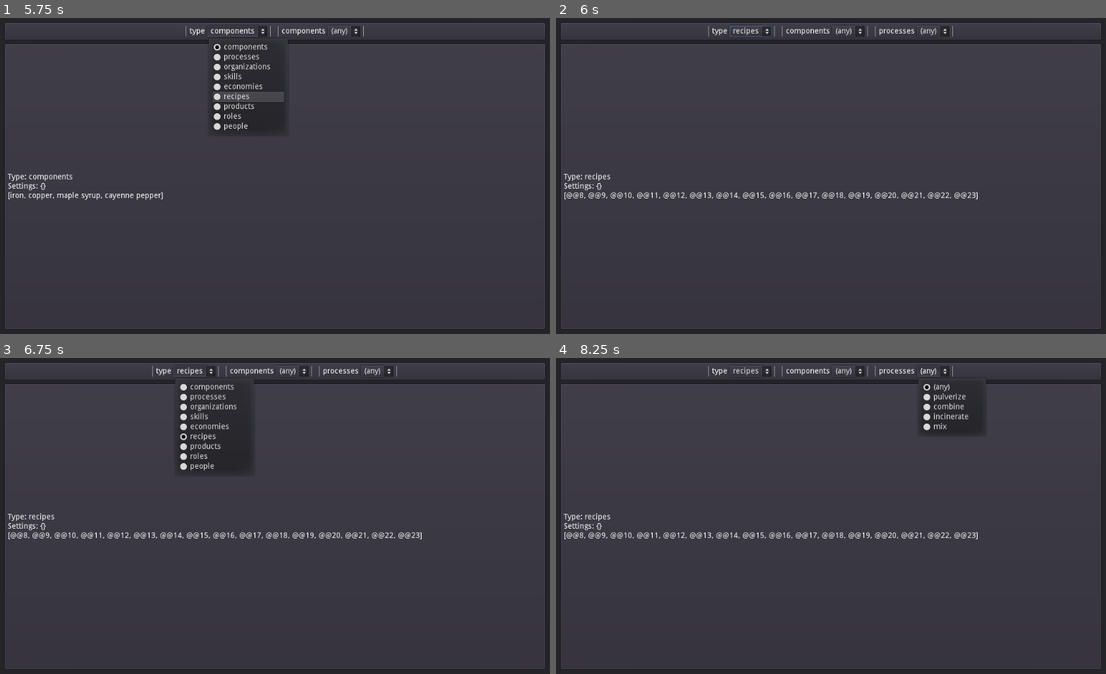
Above: before the commit, frames 1-4 (two rows, left to right).
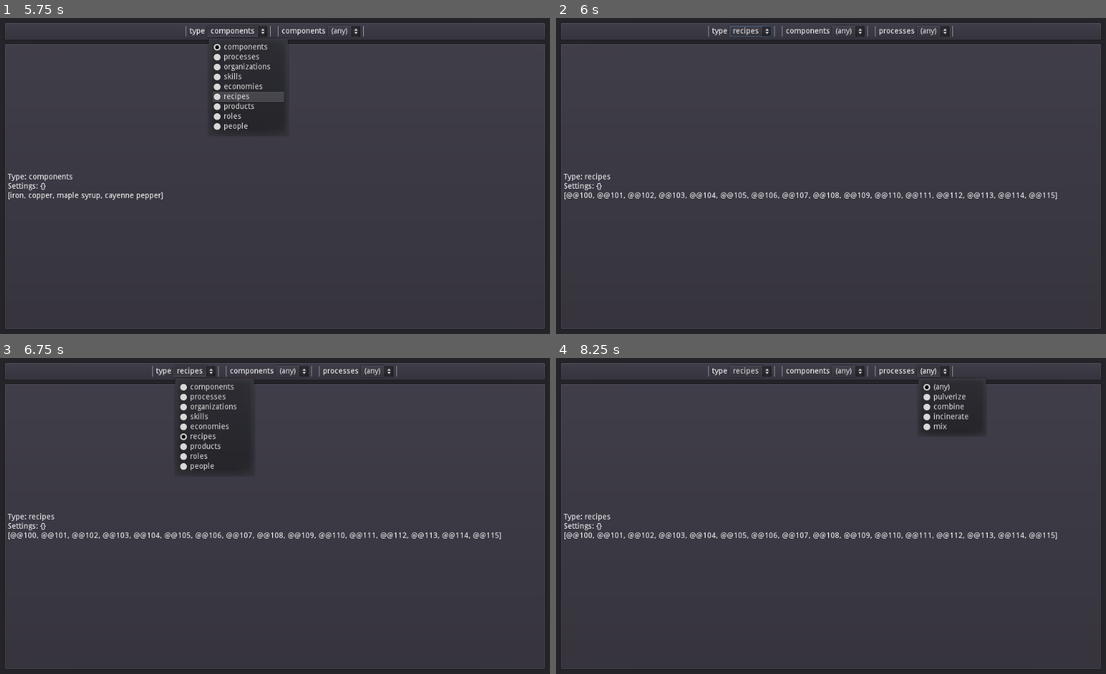
Above: after the commit, the same moments.

Repository: cullumi/pcg-experiment
Game: Godot game, scene res://Main.tscn
Same seed, same stepped clock (60 frames per second), same inputs: the game is played once before the commit and once after it. Before the commit the project starts from res://Menu.tscn.
Inputs:
- Up to frame 1 (5.75 s): click "components" at 0.5 s; click "(any)" at 1.25 s; click "components" at 2 s; click "(any)" at 2.75 s; click "components" at 3.5 s; click "(any)" at 4.25 s; tap Enter at 5 s; hold R (reinitialize, bound only after the commit) from 5.03 s (still down)
- Up to frame 2 (6 s): tap Space at 5.75 s; release R (reinitialize, bound only after the commit) at 5.78 s; tap R (reinitialize, bound only after the commit) at 5.85 s
- Up to frame 3 (6.75 s): click "recipes" at 6.5 s
- Up to frame 4 (8.25 s): click "(any)" at 7.25 s; click "(any)" at 8 s

Frame 1 is identical in both runs. In frame 2, 0.9% of the frame differs, in the area x 4-92%, y 55-58%; in frame 3, 0.9%; in frame 4, 0.9%.

Commit message:
Reorganization, Reinitialization, DBNode Contents, Cleanup

Diff:
--- a/Experiment/Database/DBNode.gd
+++ b/Experiment/Database/DBNode.gd
@@ -2,6 +2,7 @@
 
 class_name DBNode
 
+var contents:Dictionary={}
 var results:Array
 
 func get_ping(key:String, reqs:Dictionary={}):
@@ -17,7 +18,7 @@
 			keys.append(sig.name.trim_prefix("ping_"))
 	return keys
 
-func ping(ping_signal, reqs, dest):
+func ping(ping_signal, reqs, dest=[]):
 	results = dest
 	results.clear()
 	emit_signal(ping_signal, self, reqs)
@@ -27,18 +28,22 @@
 	results.append(result)
 
 func pinged(source, reqs:Dictionary):
-	print("Pinged...")
 	if reqs.has("name"):
-		if (not req_met("name", reqs, [name])):return
+		if (not req_met("name", reqs, [name])): return
+	if reqs.has("contents"):
+		if (not reqs_met("contents", reqs, contents)): return
 	for key in reqs.keys():
 		if (has_key(key)):
 			if (get_ping(key, reqs[key]).size() == 0): return
-	print("Pinging Back...")
 	source.pingback(self)
 
-func req_met(key, reqs, source):
-	var sub_reqs = reqs[key]
-	for sub_req in sub_reqs:
-#		print("\""+sub_req+"\"")
-		if (not source.has(sub_req)): return false
+func reqs_met(key, reqs, source:Dictionary) -> bool:
+	for sub_key in reqs[key].keys():
+		if reqs_met(sub_key, reqs[sub_key], source[sub_key]): return true
+	return false
+
+func req_met(key, reqs, source:Array) -> bool:
+	for sub_req in reqs[key]:
+		if source is Array:
+			if (not source.has(sub_req)): return false
 	return true
--- a/Experiment/Database/Economy.gd
+++ b/Experiment/Database/DBNodes/Economy.gd
@@ -2,6 +2,7 @@
 
 class_name Economy
 
+# warning-ignore:unused_signal
 signal ping_orgs
 
 var orgs : Array
--- a/Experiment/Database/Organization.gd
+++ b/Experiment/Database/DBNodes/Organization.gd
@@ -2,15 +2,23 @@
 
 class_name Organization
 
-var org_id
-var ind_ids:Array = []
+var o_contents = {
+	"org_id":[],
+	"ind_id":[],
+}
 
+# warning-ignore:unused_signal
 signal ping_roles
 var roles:Array
+# warning-ignore:unused_signal
 signal ping_products
 var products:Array
+# warning-ignore:unused_signal
 signal ping_members
 var members:Array
+
+func _init():
+	contents = o_contents
 
 func get_roles(reqs:Dictionary={}):
 	return ping("ping_roles", reqs, roles)
@@ -20,12 +28,3 @@
 
 func get_members(reqs:Dictionary={}):
 	return ping("ping_members", reqs, members)
-
-func pinged(source, reqs:Dictionary):
-	match (reqs.type):
-		"all":
-			source.add_org(self)
-		"org_id":
-			if (org_id == reqs.value): source.pingback(self)
-		"ind_id":
-			if (ind_ids.has(reqs.value)): source.pingback(self)
--- /dev/null
+++ b/Experiment/Database/DBNodes/Person.gd
@@ -0,0 +1,16 @@
+extends DBNode
+
+class_name Person
+
+# warning-ignore:unused_signal
+signal ping_roles
+# warning-ignore:unused_signal
+signal ping_skills
+var roles:Array
+var skills:Array
+
+func get_skills(reqs:Dictionary={}):
+	return ping("ping_skills", reqs, skills)
+
+func get_roles(reqs:Dictionary={}):
+	return ping("ping_roles", reqs, roles)
--- a/Experiment/Database/Product.gd
+++ b/Experiment/Database/DBNodes/Product.gd
@@ -4,14 +4,9 @@
 
 var description:String
 
+# warning-ignore:unused_signal
 signal ping_recipes
 var recipes:Array
 
 func get_recipes(reqs:Dictionary):
 	return ping("ping_recipes", reqs, recipes)
-
-#func pinged(source, reqs:Dictionary):
-#	var keys = reqs.keys()
-#	if keys.has("recipes"):
-#		if (get_recipes(reqs) == 0):return
-#	source.pingback(self)
--- a/Experiment/Database/Recipe.gd
+++ b/Experiment/Database/DBNodes/Recipe.gd
@@ -2,7 +2,9 @@
 
 class_name Recipe
 
+# warning-ignore:unused_signal
 signal ping_components
+# warning-ignore:unused_signal
 signal ping_processes
 var components:Array
 var processes:Array
@@ -12,11 +14,3 @@
 
 func get_processes(reqs:Dictionary={}):
 	return ping("ping_processes", reqs, processes)
-
-#func pinged(source, reqs:Dictionary):
-#	var keys = reqs.keys()
-#	if keys.has("components"):
-#		if (get_components(reqs.components).size() == 0): return
-#	if keys.has("processes"):
-#		if (get_processes(reqs.processes).size() == 0): return
-#	source.pingback(self)
--- /dev/null
+++ b/Experiment/Database/DBNodes/Skill.gd
@@ -0,0 +1,10 @@
+extends DBNode
+
+class_name Skill
+
+# warning-ignore:unused_signal
+signal ping_processes
+var processes:Array
+
+func get_processes(reqs:Dictionary={}):
+	return ping("ping_processes", reqs, processes)
--- a/Experiment/Database/Database.gd
+++ b/Experiment/Database/Database.gd
@@ -12,9 +12,17 @@
 	add_child(generator)
 
 func _ready():
+	initialize()
+
+func initialize():
+	if not db_dict.empty():
+		print("Clearing Database.")
+		clear_database()
+	print("Generating Database")
 	db_dict = generator.initialize(self)
 	generator.generate()
-	initialize()
+	print("Generating Pings")
+	generate_pings()
 
 func get_dependencies(key):
 	var deps = generator.dependencies
@@ -33,9 +41,20 @@
 	for d in deps[key]:
 		get_dep_rec(d, result, deps, path.duplicate())
 
-func initialize():
+func generate_pings():
 	var keys = db_dict.keys()
 	for key in keys:
-		add_user_signal("ping_"+key)
+		if not has_user_signal("ping_"+key):
+			add_user_signal("ping_"+key)
 		for elem in db_dict[key]:
+# warning-ignore:return_value_discarded
 			connect("ping_"+key, elem, "pinged")
+
+func clear_database():
+	var keys = db_dict.keys()
+	for key in keys:
+		for node in db_dict[key]:
+# warning-ignore:return_value_discarded
+			disconnect("ping_"+key, node, "pinged")
+			node.queue_free()
+	db_dict.clear()
--- a/Experiment/Database/Generator.gd
+++ b/Experiment/Database/Generator.gd
@@ -36,8 +36,19 @@
 
 var db_root
 
+onready var rng:RandomNumberGenerator = RandomNumberGenerator.new()
+
 func initialize(root):
 	db_root = root
+	economies=[]
+	organizations=[]
+	people=[]
+	skills=[]
+	roles=[]
+	products=[]
+	recipes=[]
+	components=[]
+	processes=[]
 	return {
 		"economies":economies,
 		"organizations":organizations,
@@ -50,8 +61,10 @@
 		"processes":processes,
 	}
 
-# Full
+# World Generator
+
 func generate():
+	rng.randomize()
 	generate_processes()
 	generate_components()
 	generate_recipes()
@@ -62,7 +75,8 @@
 	generate_organizations()
 	generate_economy()
 
-# Generators
+# Single Generators
+
 func generate_economy():
 	var parent = add_root_child("Economies")
 	var economy = Economy.new()
@@ -71,6 +85,8 @@
 	economies.append(economy)
 	for org in organizations:
 		economy.connect("ping_orgs", org, "pinged")
+
+# Bulk Generators
 
 func generate_organizations():
 	var parent = add_root_child("Organizations")
@@ -82,7 +98,8 @@
 		organizations.append(org)
 		for r in rands_range(0, roles.size(), 2):
 			org.connect("ping_roles", roles[r], "pinged")
-		org.connect("ping_products", products[rand_range(0, products.size())], "pinged")
+		var rand = randi_range(0, products.size())
+		org.connect("ping_products", products[rand], "pinged")
 
 func generate_people():
 	var parent = add_root_child("People")
@@ -116,12 +133,18 @@
 	var parent = add_root_child("Products")
 	var p_names = ["Banana", "Television", "Clay Pot", "Energy Drink"]
 	var rpp:int = recipes.size() / p_names.size()
+	var r_idxs:Array = range(0, recipes.size())
 	for p in range(0, p_names.size()):
 		var product = Product.new()
+		product.name = p_names[p]
 		parent.add_child(product)
 		products.append(product)
+# warning-ignore:unused_variable
 		for r in range(0, rpp):
-			product.connect("ping_recipes", recipes[p+r], "pinged")
+			var rand = randi_range(0, r_idxs.size())
+			var idx = r_idxs[rand]
+			r_idxs.remove(rand)
+			product.connect("ping_recipes", recipes[idx], "pinged")
 
 func generate_recipes():
 	var parent = add_root_child("Recipes")
@@ -158,9 +181,13 @@
 	db_root.add_child(child)
 	return child
 
+func randi_range(from, to):
+	return rng.randi_range(from, to-1)
+
 func rands_range(from, to, count):
 	var rands:Array = []
 	while (rands.size() < count):
-		var rand:int = rand_range(from, to)
+# warning-ignore:narrowing_conversion
+		var rand:int = randi_range(from, to)
 		if (not rands.has(rand)): rands.append(rand)
 	return rands
--- a/Experiment/Menu.gd
+++ b/Experiment/Database/Menu/DatabaseMenu.gd
@@ -5,3 +5,9 @@
 
 func _ready():
 	options.initialize()
+
+func update_menu():
+	display.update_display()
+
+func get_reqs():
+	return options.reqs
--- a/Experiment/Menu.tscn
+++ b/Experiment/Database/Menu/DatabaseMenu.tscn
@@ -1,15 +1,15 @@
 [gd_scene load_steps=4 format=2]
 
-[ext_resource path="res://Menu.gd" type="Script" id=1]
-[ext_resource path="res://OptionsPanel.gd" type="Script" id=2]
-[ext_resource path="res://DisplayPanel.gd" type="Script" id=3]
+[ext_resource path="res://Database/Menu/OptionsPanel.gd" type="Script" id=1]
+[ext_resource path="res://Database/Menu/DisplayPanel.gd" type="Script" id=2]
+[ext_resource path="res://Database/Menu/DatabaseMenu.gd" type="Script" id=3]
 
 [node name="Menu" type="Control"]
 anchor_right = 1.0
 anchor_bottom = 1.0
 size_flags_horizontal = 3
 size_flags_vertical = 3
-script = ExtResource( 1 )
+script = ExtResource( 3 )
 __meta__ = {
 "_edit_use_anchors_": false
 }
@@ -35,7 +35,7 @@
 margin_right = 984.0
 margin_bottom = 14.0
 size_flags_horizontal = 3
-script = ExtResource( 2 )
+script = ExtResource( 1 )
 
 [node name="HBoxContainer" type="HBoxContainer" parent="VBoxContainer/option_panel"]
 margin_left = 7.0
@@ -82,7 +82,7 @@
 margin_bottom = 560.0
 size_flags_horizontal = 3
 size_flags_vertical = 3
-script = ExtResource( 3 )
+script = ExtResource( 2 )
 
 [node name="Label" type="Label" parent="VBoxContainer/display_panel"]
 margin_left = 7.0
--- a/Experiment/DisplayPanel.gd
+++ b/Experiment/Database/Menu/DisplayPanel.gd
@@ -4,13 +4,19 @@
 
 onready var label = $Label
 
-func update_display(type:String, reqs:Dictionary):
+var type_copy = ""
+var req_copy = {}
+
+func update_display(type:String=type_copy, reqs:Dictionary=req_copy):
 	print("Updating Display")
+	if type == "": return
 	var string = "Type: " + type + "\n"
 	string += "Settings: "
 	string = Strings.conc_item(string, reqs)
 	string += "\n"
 	var out = Database.get_ping(type, reqs)
 	string = Strings.conc_item(string, out)
-	print(string)
 	label.text = string
+	type_copy = type
+	if reqs != req_copy:
+		req_copy = reqs
--- a/Experiment/OptionsPanel.gd
+++ b/Experiment/Database/Menu/OptionsPanel.gd
@@ -34,6 +34,9 @@
 		dropdowns.append(add_dropdown(key, setting, "set_option", [key]))
 	emit_signal("settings_changed", type, reqs)
 
+
+# Dropdowns
+
 func clear_dropdowns():
 	for dd in dropdowns:
 		dd.queue_free()
@@ -48,6 +51,7 @@
 	lbl.text = key
 	for op in op_keys:
 		dd.add_item(op)
+# warning-ignore:return_value_discarded
 	dd.connect("item_selected", self, select_signal, binds)
 	container.add_child(hbox)
 	hbox.add_child(lsptr)
@@ -55,6 +59,9 @@
 	hbox.add_child(dd)
 	hbox.add_child(rsptr)
 	return hbox
+
+
+# Signal Triggers
 
 func set_type(type_index:int):
 	var new_type = types[type_index]
@@ -65,12 +72,14 @@
 	var option = settings[setting][opt_index]
 	if (option != "(any)"):
 		set_req(setting, option)
-#		reqs[setting] = {"name":[option]}
 	else:
 		erase_req(setting, option)
-#		reqs.erase(setting)
 	emit_signal("settings_changed", type, reqs)
 
+
+# Req Recursion
+
+# warning-ignore:unused_argument
 func erase_req(setting, option):
 	var paths = dependencies[setting]
 	for path in paths:
@@ -84,6 +93,7 @@
 	if (current_dict.has(key)):
 		rec_erase_req(path, cur_index+1, current_dict[key])
 		if current_dict[key].empty():
+# warning-ignore:return_value_discarded
 			current_dict.erase(key)
 
 func set_req(setting, option):
--- a/Experiment/Database/Person.gd
+++ /dev/null
@@ -1,24 +0,0 @@
-extends DBNode
-
-class_name Person
-
-signal ping_roles
-signal ping_skills
-var roles:Array
-var skills:Array
-
-func get_skills(reqs:Dictionary={}):
-	return ping("ping_skills", reqs, skills)
-
-func get_roles(reqs:Dictionary={}):
-	return ping("ping_roles", reqs, roles)
-
-#func pinged(source, reqs:Dictionary):
-#	var keys = reqs.keys()
-#	if (keys.has("processes")):
-#		if get_skills({"processes":reqs.processes}).size()==0: return
-#	if (keys.has("skills")):
-#		if (not req_met("skills", reqs, get_skills())):return
-#	if (keys.has("roles")):
-#		if (not req_met("roles", reqs, get_roles())):return
-#	source.add_member(self)
--- a/Experiment/Database/Skill.gd
+++ /dev/null
@@ -1,15 +0,0 @@
-extends DBNode
-
-class_name Skill
-
-signal ping_processes
-var processes:Array
-
-func get_processes(reqs:Dictionary={}):
-	return ping("ping_processes", reqs, processes)
-
-#func pinged(source, reqs:Dictionary):
-#	var keys = reqs.keys()
-#	if keys.has("processes"):
-#		if (not req_met("processes", reqs, get_processes())):return
-#	source.pingback(self)
--- /dev/null
+++ b/Experiment/Main.tscn
@@ -0,0 +1,3 @@
+[gd_scene format=2]
+
+[node name="Main" type="Node"]
--- /dev/null
+++ b/Experiment/Utilities/DevCommands.gd
@@ -0,0 +1,11 @@
+extends Node
+
+func _input(event):
+	if event.is_action_pressed("restart"):
+		print("Restarting")
+# warning-ignore:return_value_discarded
+		get_tree().reload_current_scene()
+	elif event.is_action_pressed("reinitialize"):
+		print("Reinitializing")
+		Database.initialize()
+		DatabaseMenu.update_menu()
--- a/Experiment/project.godot
+++ b/Experiment/project.godot
@@ -12,7 +12,7 @@
 "base": "DBNode",
 "class": "Component",
 "language": "GDScript",
-"path": "res://Database/Componenent.gd"
+"path": "res://Database/DBNodes/Componenent.gd"
 }, {
 "base": "Node",
 "class": "DBNode",
@@ -22,12 +22,12 @@
 "base": "PanelContainer",
 "class": "DisplayPanel",
 "language": "GDScript",
-"path": "res://DisplayPanel.gd"
+"path": "res://Database/Menu/DisplayPanel.gd"
 }, {
 "base": "DBNode",
 "class": "Economy",
 "language": "GDScript",
-"path": "res://Database/Economy.gd"
+"path": "res://Database/DBNodes/Economy.gd"
 }, {
 "base": "Node",
 "class": "Generator",
@@ -37,47 +37,47 @@
 "base": "PanelContainer",
 "class": "OptionsPanel",
 "language": "GDScript",
-"path": "res://OptionsPanel.gd"
+"path": "res://Database/Menu/OptionsPanel.gd"
 }, {
 "base": "DBNode",
 "class": "Organization",
 "language": "GDScript",
-"path": "res://Database/Organization.gd"
+"path": "res://Database/DBNodes/Organization.gd"
 }, {
 "base": "DBNode",
 "class": "Person",
 "language": "GDScript",
-"path": "res://Database/Person.gd"
+"path": "res://Database/DBNodes/Person.gd"
 }, {
 "base": "DBNode",
 "class": "Process",
 "language": "GDScript",
-"path": "res://Database/Process.gd"
+"path": "res://Database/DBNodes/Process.gd"
 }, {
 "base": "DBNode",
 "class": "Product",
 "language": "GDScript",
-"path": "res://Database/Product.gd"
+"path": "res://Database/DBNodes/Product.gd"
 }, {
 "base": "DBNode",
 "class": "Recipe",
 "language": "GDScript",
-"path": "res://Database/Recipe.gd"
+"path": "res://Database/DBNodes/Recipe.gd"
 }, {
 "base": "DBNode",
 "class": "Role",
 "language": "GDScript",
-"path": "res://Database/Role.gd"
+"path": "res://Database/DBNodes/Role.gd"
 }, {
 "base": "DBNode",
 "class": "Skill",
 "language": "GDScript",
-"path": "res://Database/Skill.gd"
+"path": "res://Database/DBNodes/Skill.gd"
 }, {
 "base": "Object",
 "class": "Strings",
 "language": "GDScript",
-"path": "res://Strings.gd"
+"path": "res://Utilities/Strings.gd"
 } ]
 _global_script_class_icons={
 "Component": "",
@@ -99,12 +99,27 @@
 [application]
 
 config/name="Experiment"
-run/main_scene="res://Menu.tscn"
+run/main_scene="res://Main.tscn"
 config/icon="res://icon.png"
 
 [autoload]
 
 Database="*res://Database/Database.gd"
+DevCommands="*res://Utilities/DevCommands.gd"
+DatabaseMenu="*res://Database/Menu/DatabaseMenu.tscn"
+
+[input]
+
+reinitialize={
+"deadzone": 0.5,
+"events": [ Object(InputEventKey,"resource_local_to_scene":false,"resource_name":"","device":0,"alt":false,"shift":false,"control":false,"meta":false,"command":false,"pressed":false,"scancode":82,"unicode":0,"echo":false,"script":null)
+ ]
+}
+restart={
+"deadzone": 0.5,
+"events": [ Object(InputEventKey,"resource_local_to_scene":false,"resource_name":"","device":0,"alt":false,"shift":true,"control":false,"meta":false,"command":false,"pressed":false,"scancode":82,"unicode":0,"echo":false,"script":null)
+ ]
+}
 
 [rendering]
 
Renamed: Experiment/Database/Componenent.gd -> Experiment/Database/DBNodes/Componenent.gd
Renamed: Experiment/Database/Market.gd -> Experiment/Database/DBNodes/Market.gd
Renamed: Experiment/Database/Process.gd -> Experiment/Database/DBNodes/Process.gd
Renamed: Experiment/Database/Role.gd -> Experiment/Database/DBNodes/Role.gd
Renamed: Experiment/Strings.gd -> Experiment/Utilities/Strings.gd
